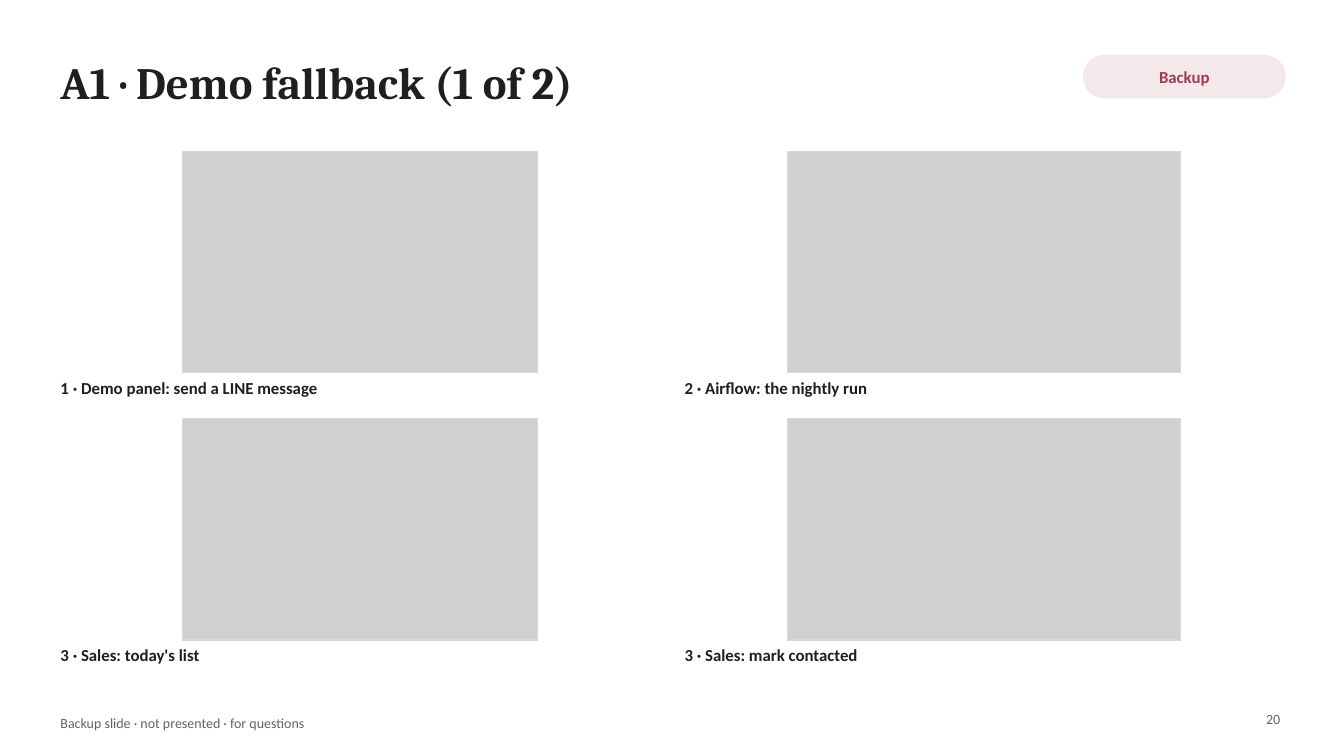
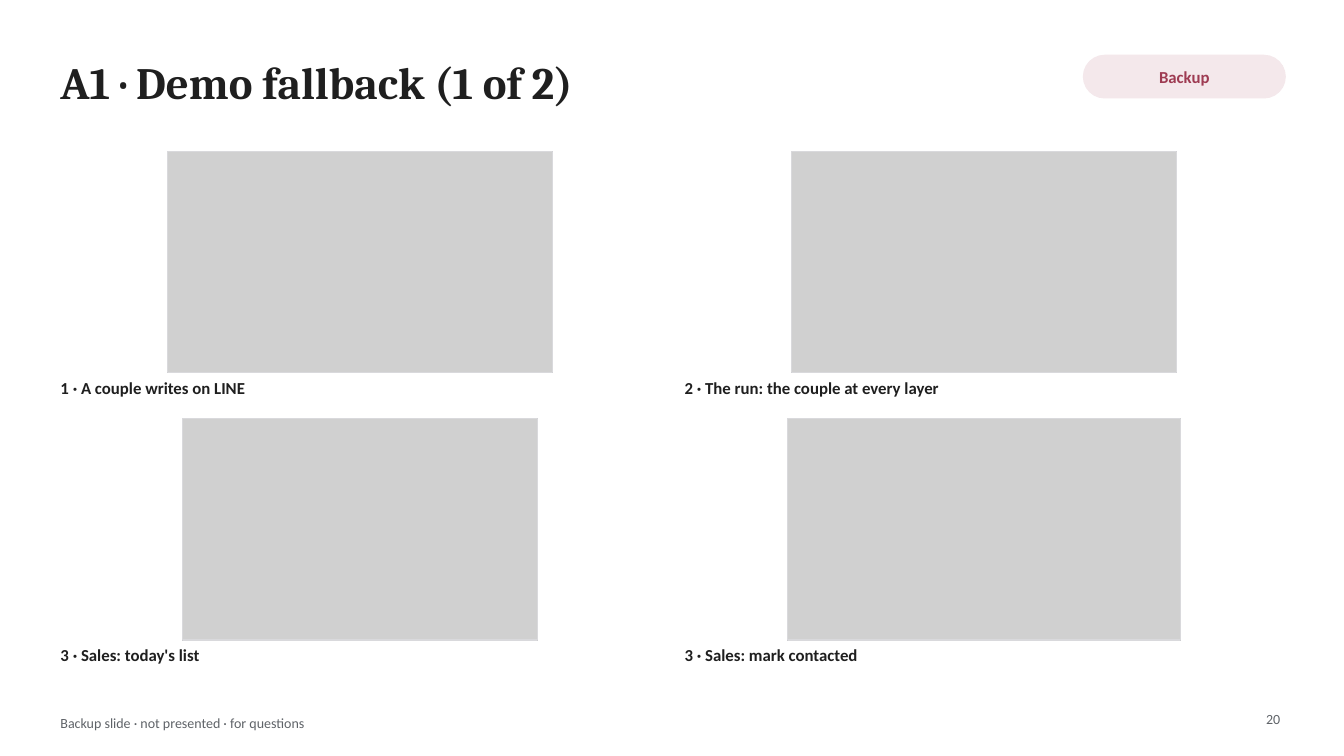
Before and after one commit to hhej/aisleco-analytics-platform, a slide deck: slide 20 of docs/v2/deliverables/AisleCo_Final_Presentation.pptx. Drawn at 1344x756 pixels with LibreOffice and Linux fonts; fonts in the diff are those of the drawing; grey boxes stand for pictures. Boxes give left, top, right and bottom in pixels: in the first picture for what was removed or moved away, otherwise in the second. Text is boxed around its words. In the diff, an @@ line names an element or a change of style, - is before the commit and + after.

```diff
--- a/docs/v2/deliverables/AisleCo_Final_Presentation.pptx
+++ b/docs/v2/deliverables/AisleCo_Final_Presentation.pptx
@@ picture: place and size @@
-picture at bbox=[182, 151, 537, 373]
+picture at bbox=[167, 151, 553, 373]
@@ rectangle: place and size @@
-rectangle at bbox=[182, 151, 537, 373]
+rectangle at bbox=[167, 151, 553, 373]
@@ picture: place and size @@
-picture at bbox=[787, 151, 1181, 373]
+picture at bbox=[791, 151, 1177, 373]
@@ rectangle: place and size @@
-rectangle at bbox=[787, 151, 1181, 373]
+rectangle at bbox=[791, 151, 1177, 373]
@@ text at bbox=[60, 382, 245, 397]: text changed @@
-1 · Demo panel: send a LINE message
+1 · A couple writes on LINE
@@ text at bbox=[685, 382, 938, 397]: text changed @@
-2 · Airflow: the nightly run
+2 · The run: the couple at every layer
```
Also in this commit, not shown: 1 other slide changed, 15 other files.
